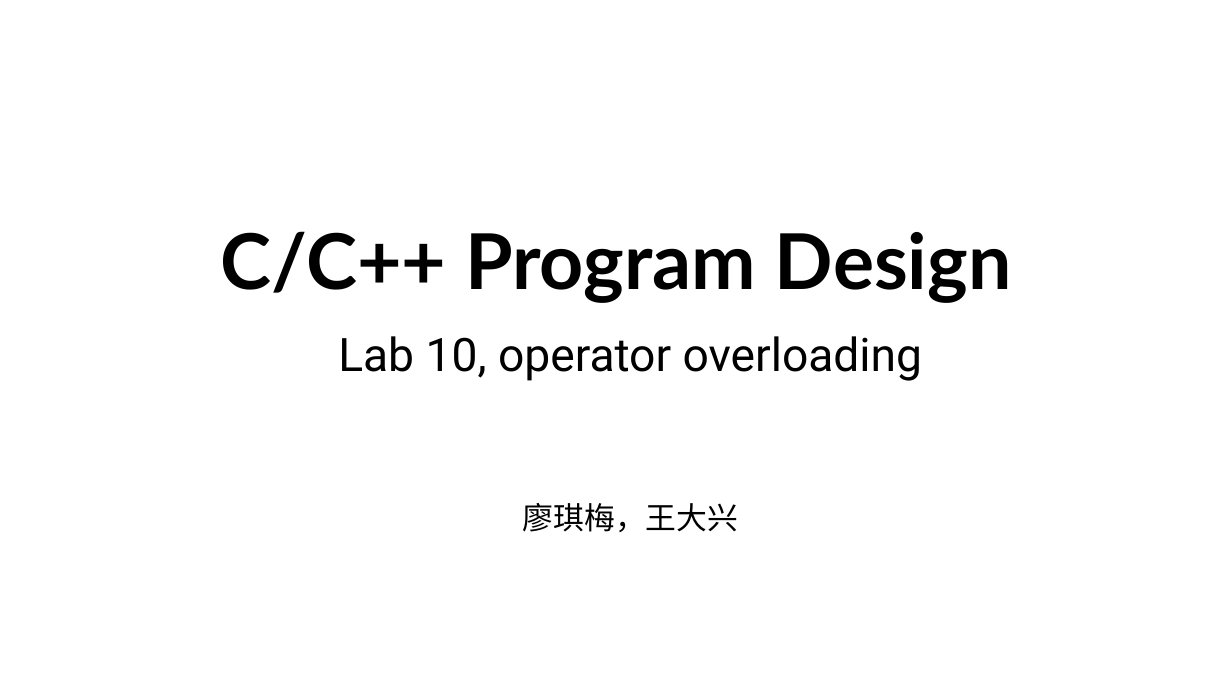
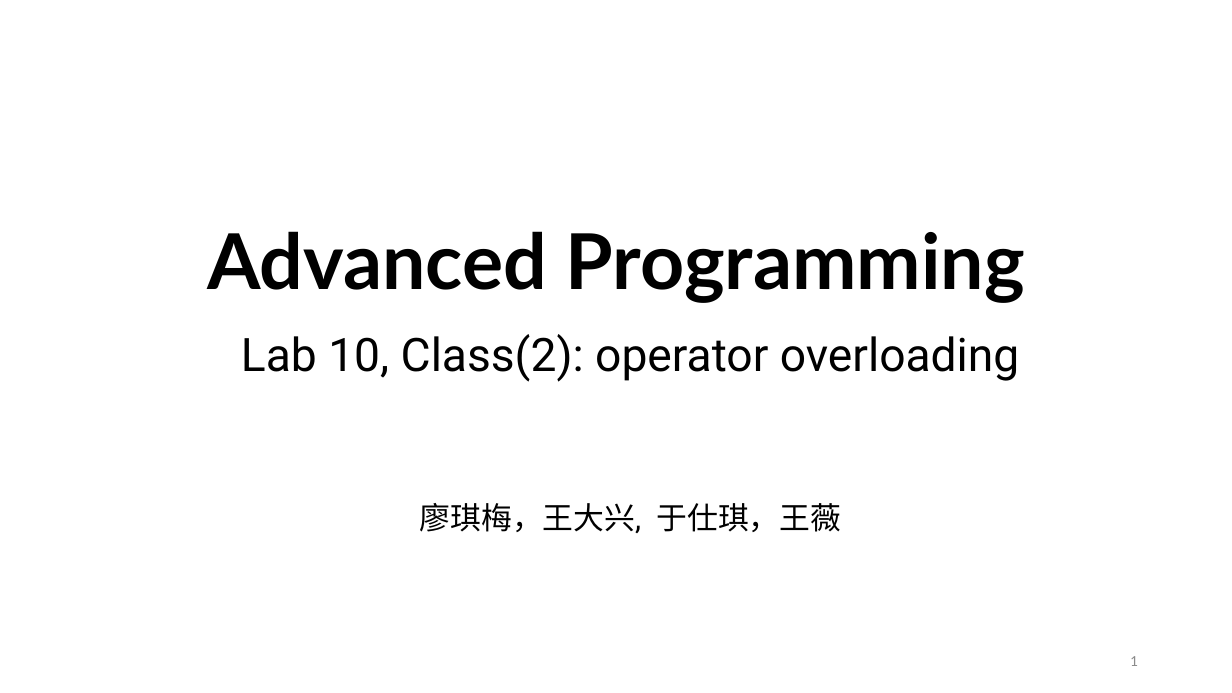
Before and after one commit to ShiqiYu/CPP, a slide deck: slide 1 of week10/Lab10.pptx. Drawn at 1232x693 pixels with LibreOffice and Linux fonts; fonts in the diff are those of the drawing; background and template pictures are left out. Boxes give left, top, right and bottom in pixels: in the first picture for what was removed or moved away, otherwise in the second. Text is boxed around its words. In the diff, an @@ line names an element or a change of style, - is before the commit and + after.

```diff
--- a/week10/Lab10.pptx
+++ b/week10/Lab10.pptx
@@ title at (207,231,1025,303): text changed @@
-C/C++ Program Design
+Advanced Programming
@@ subtitle at (241,334,1019,533): text changed @@
-Lab 10, operator overloading
-廖琪梅，王大兴
+Lab 10, Class(2): operator overloading
+廖琪梅，王大兴, 于仕琪，王薇
@@ page number added at (1130,656,1138,666), 12 pt, text #8C8C8C @@
+1
```
Also in this commit, not shown: 12 other slides changed, 7 slides added, 5 other files.
